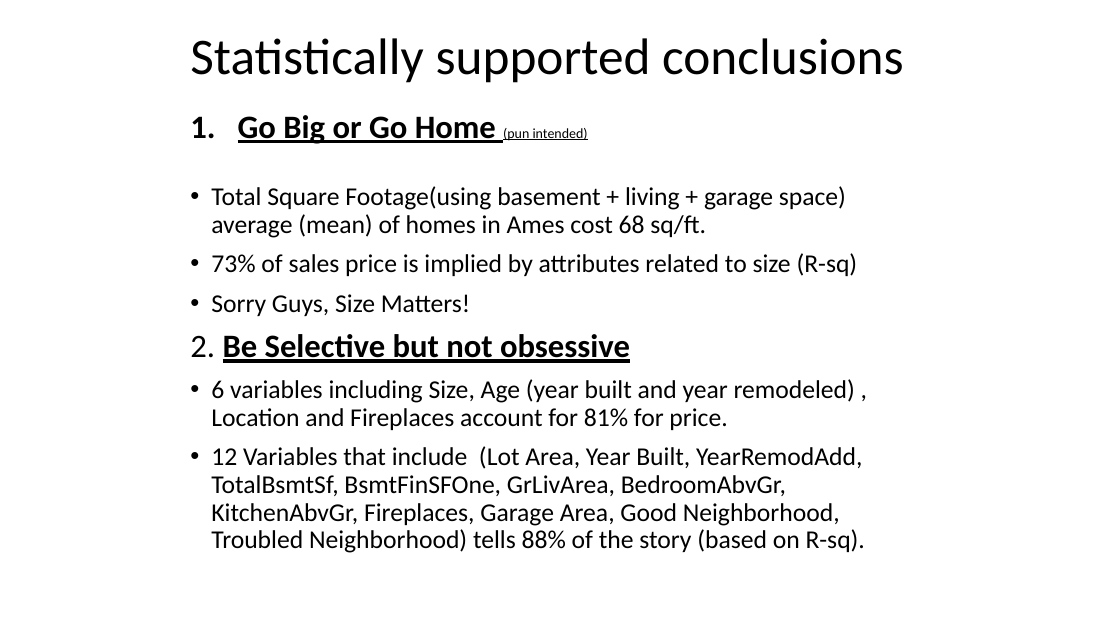
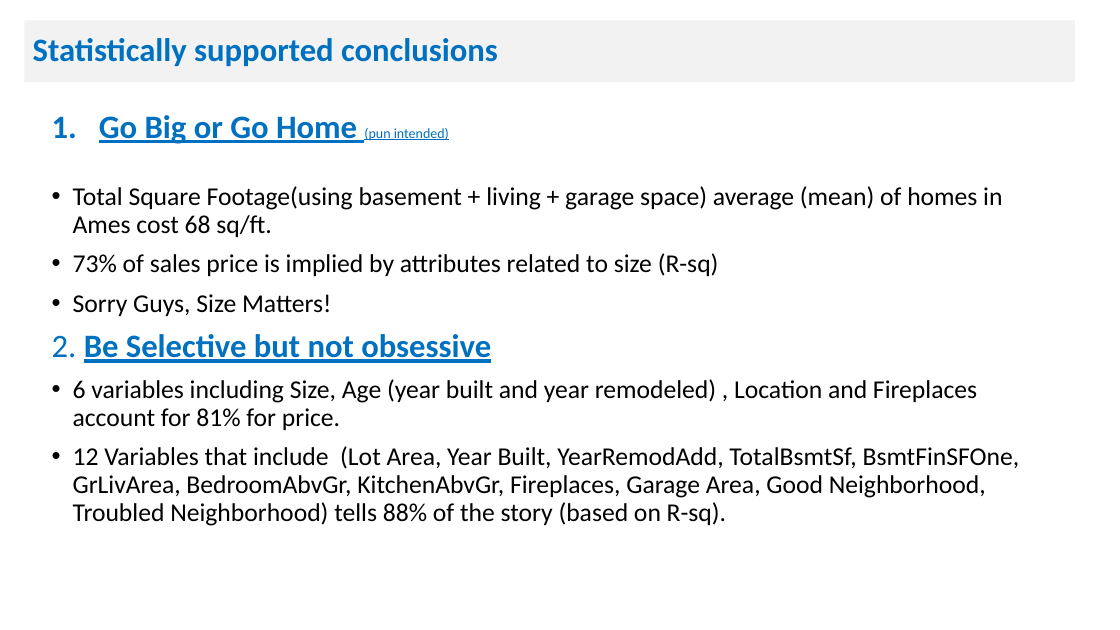
Before and after one commit to manasagodkhindi/AmesHousingPrediction, a slide deck: slide 34 of HousingPricesPresentations.pptx. Drawn at 1120x630 pixels with LibreOffice and Linux fonts; fonts in the diff are those of the drawing. Boxes give left, top, right and bottom in pixels: in the first picture for what was removed or moved away, otherwise in the second. Text is boxed around its words. In the diff, an @@ line names an element or a change of style, - is before the commit and + after.

```diff
--- a/HousingPricesPresentations.pptx
+++ b/HousingPricesPresentations.pptx
@@ title "Statistically supported conclusions": place and size @@
-title "Statistically supported conclusions" at box(190, 38, 904, 83)
+title "Statistically supported conclusions" at box(24, 20, 1075, 82)
@@ title "Statistically supported conclusions" at box(24, 20, 1075, 82): size 44 to 28 pt, text colour #000000 to #0070C0, bold on; fill none to #F2F2F2 @@
@@ text "Go Big or Go Home ...": place and size @@
-text "Go Big or Go Home ..." at box(190, 115, 865, 553)
+text "Go Big or Go Home ..." at box(52, 115, 1020, 526)
@@ text at box(52, 115, 491, 363): text colour #000000 to #0070C0 in "Go Big or Go Home (pun intended)", "2. Be Selective but not obsessive" @@
```
Also in this commit, not shown: 19 other slides changed, 2 slides added, 2 slides removed.
